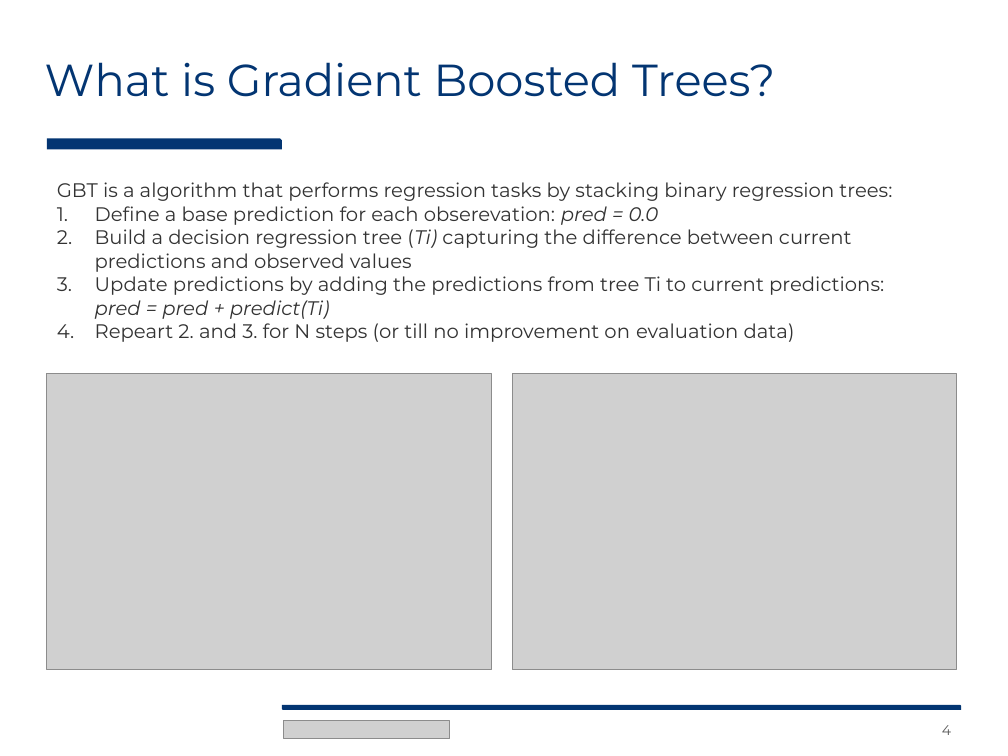
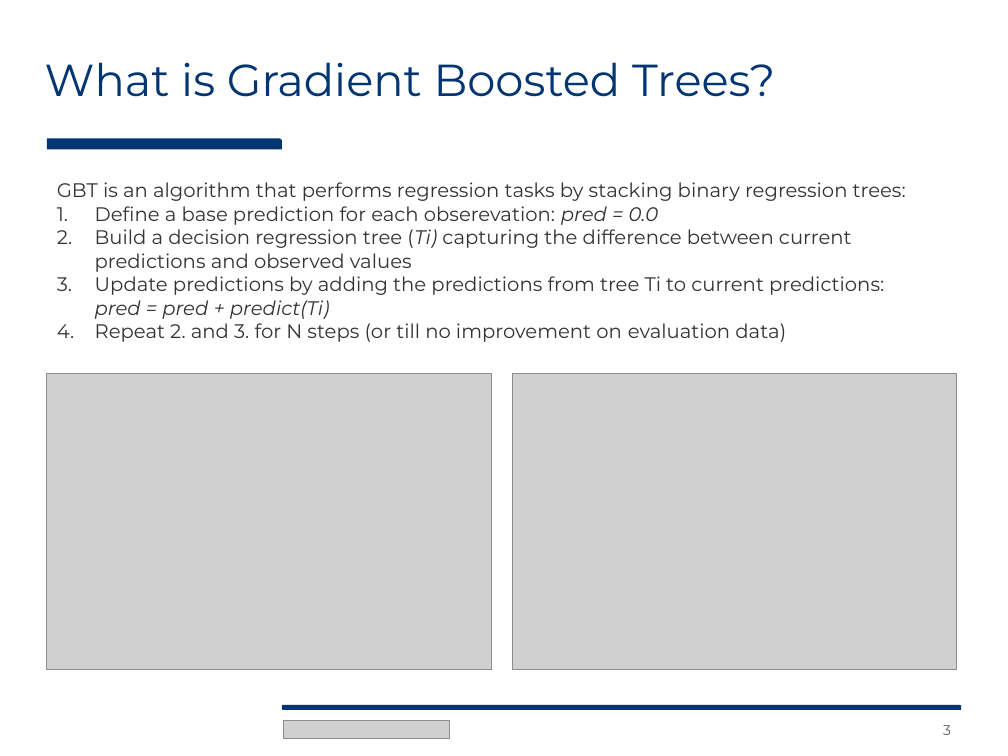
Before and after one commit to Evovest/EvoTrees.jl, a slide deck: slide 3 of blog/EvoTrees - Intro to Gradient Boosting Trees.pptx (slide 4 before the commit). Drawn at 1008x756 pixels with LibreOffice and Linux fonts; fonts in the diff are those of the drawing; grey boxes stand for pictures. Boxes give left, top, right and bottom in pixels: in the first picture for what was removed or moved away, otherwise in the second. Text is boxed around its words. In the diff, an @@ line names an element or a change of style, - is before the commit and + after.

```diff
--- a/blog/EvoTrees - Intro to Gradient Boosting Trees.pptx
+++ b/blog/EvoTrees - Intro to Gradient Boosting Trees.pptx
@@ text at box(57, 182, 906, 201): text changed @@
-GBT is a algorithm that performs regression tasks by stacking binary regression trees:
+GBT is an algorithm that performs regression tasks by stacking binary regression trees:
@@ text at box(95, 323, 786, 342): text changed @@
-4. Repeart 2. and 3. for N steps (or till no improvement on evaluation data)
+4. Repeat 2. and 3. for N steps (or till no improvement on evaluation data)
@@ page number at box(943, 725, 951, 735): text changed @@
-4
+3
```
Also in this commit, not shown: 4 other slides changed, 1 slide added, 2 slides removed.
